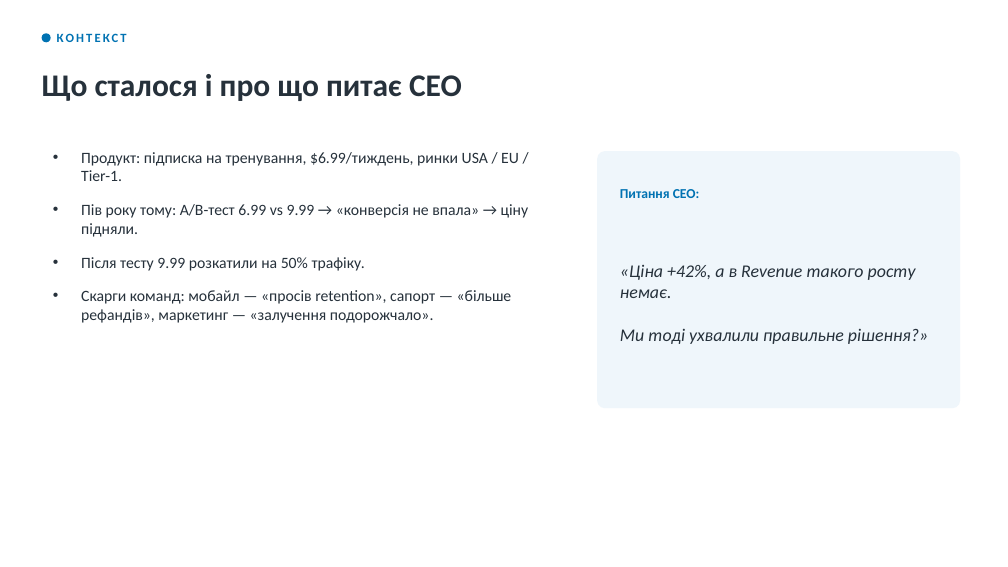
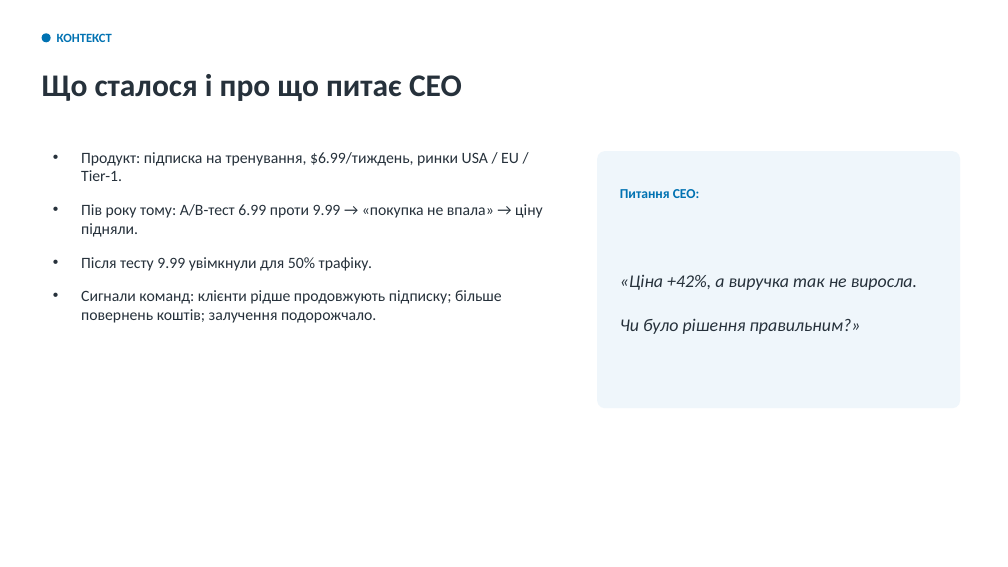
Before and after one commit to Trigger111/amo-case-nepop, a slide deck: slide 2 of AMO_case_presentation.pptx. Drawn at 1008x567 pixels with LibreOffice and Linux fonts; fonts in the diff are those of the drawing. Boxes give left, top, right and bottom in pixels: in the first picture for what was removed or moved away, otherwise in the second. Text is boxed around its words. In the diff, an @@ line names an element or a change of style, - is before the commit and + after.

```diff
--- a/AMO_case_presentation.pptx
+++ b/AMO_case_presentation.pptx
@@ text "КОНТЕКСТ" at [57,33,112,42]: letter spacing 2 to 0 pt @@
@@ text at [81,204,543,323]: text changed @@
-• Пів року тому: A/B-тест 6.99 vs 9.99 → «конверсія не впала» → ціну підняли.
-• Після тесту 9.99 розкатили на 50% трафіку.
-• Скарги команд: мобайл — «просів retention», сапорт — «більше рефандів», маркетинг — «залучення подорожчало».
+• Пів року тому: A/B-тест 6.99 проти 9.99 → «покупка не впала» → ціну підняли.
+• Після тесту 9.99 увімкнули для 50% трафіку.
+• Сигнали команд: клієнти рідше продовжують підписку; більше повернень коштів; залучення подорожчало.
@@ text at [620,275,917,334]: text changed @@
-«Ціна +42%, а в Revenue такого росту немає.
-Ми тоді ухвалили правильне рішення?»
+«Ціна +42%, а виручка так не виросла.
+Чи було рішення правильним?»
```
Also in this commit, not shown: 11 other slides changed, 1 slide added, 1 slide removed, 2 other files.
